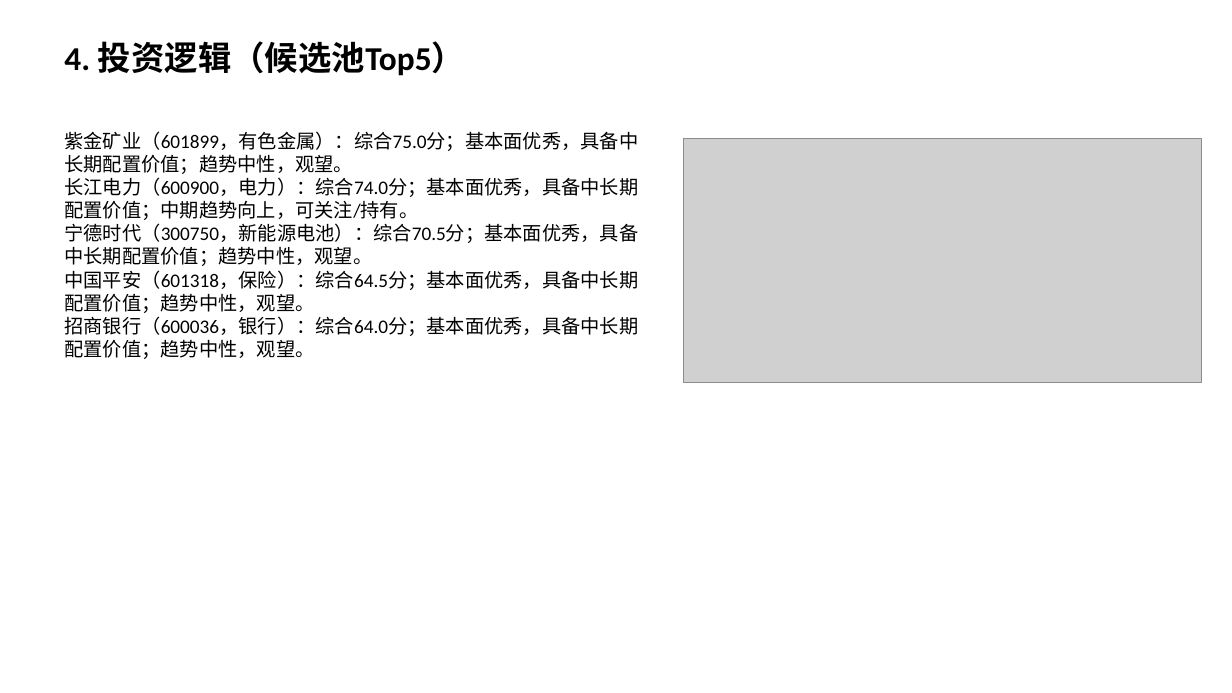
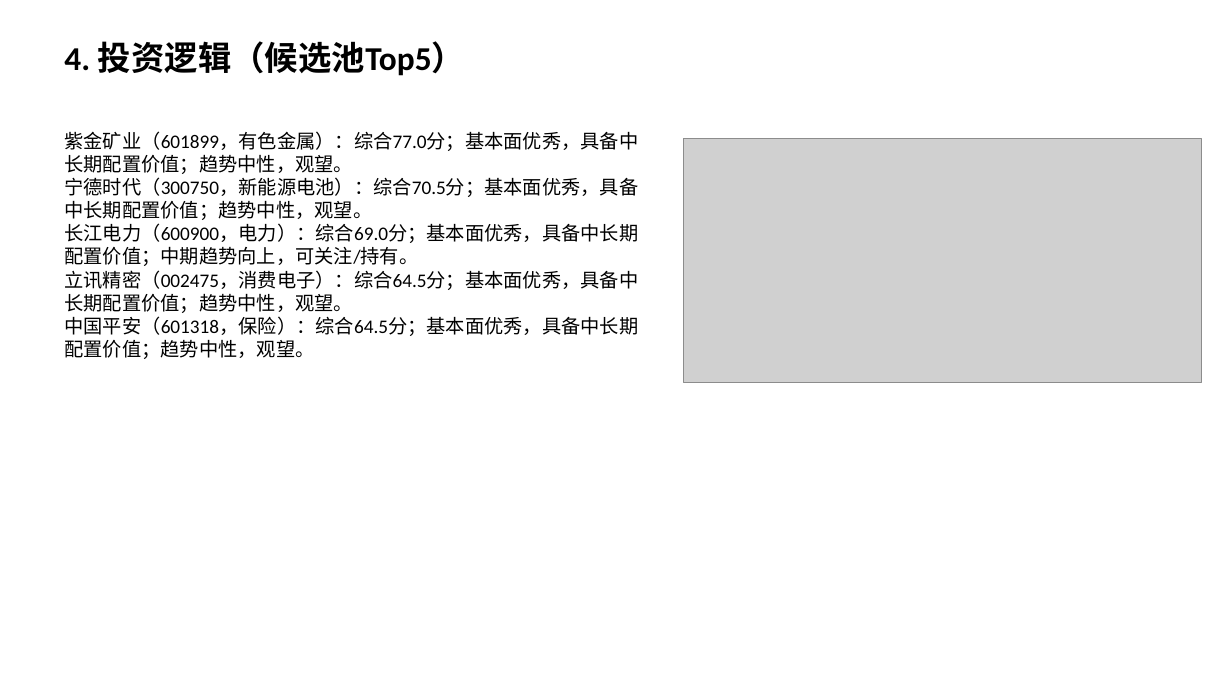
Before and after one commit to Albertdev12/pbl-workflow, a slide deck: slide 5 of outputs/12_中期路演.pptx. Drawn at 1232x693 pixels with LibreOffice and Linux fonts; fonts in the diff are those of the drawing; grey boxes stand for pictures. Boxes give left, top, right and bottom in pixels: in the first picture for what was removed or moved away, otherwise in the second. Text is boxed around its words. In the diff, an @@ line names an element or a change of style, - is before the commit and + after.

```diff
--- a/outputs/12_中期路演.pptx
+++ b/outputs/12_中期路演.pptx
@@ text at (x1=64, y1=131, x2=638, y2=174): text changed @@
-紫金矿业（601899，有色金属）：综合75.0分；基本面优秀，具备中长期配置价值；趋势中性，观望。
-长江电力（600900，电力）：综合74.0分；基本面优秀，具备中长期配置价值；中期趋势向上，可关注/持有。
+紫金矿业（601899，有色金属）：综合77.0分；基本面优秀，具备中长期配置价值；趋势中性，观望。
@@ text at (x1=64, y1=223, x2=638, y2=313): paragraphs added @@
+长江电力（600900，电力）：综合69.0分；基本面优秀，具备中长期配置价值；中期趋势向上，可关注/持有。
+立讯精密（002475，消费电子）：综合64.5分；基本面优秀，具备中长期配置价值；趋势中性，观望。
@@ text at (x1=64, y1=316, x2=638, y2=359): paragraph removed @@
-招商银行（600036，银行）：综合64.0分；基本面优秀，具备中长期配置价值；趋势中性，观望。
```
Also in this commit, not shown: 3 other slides changed, 44 other files.
